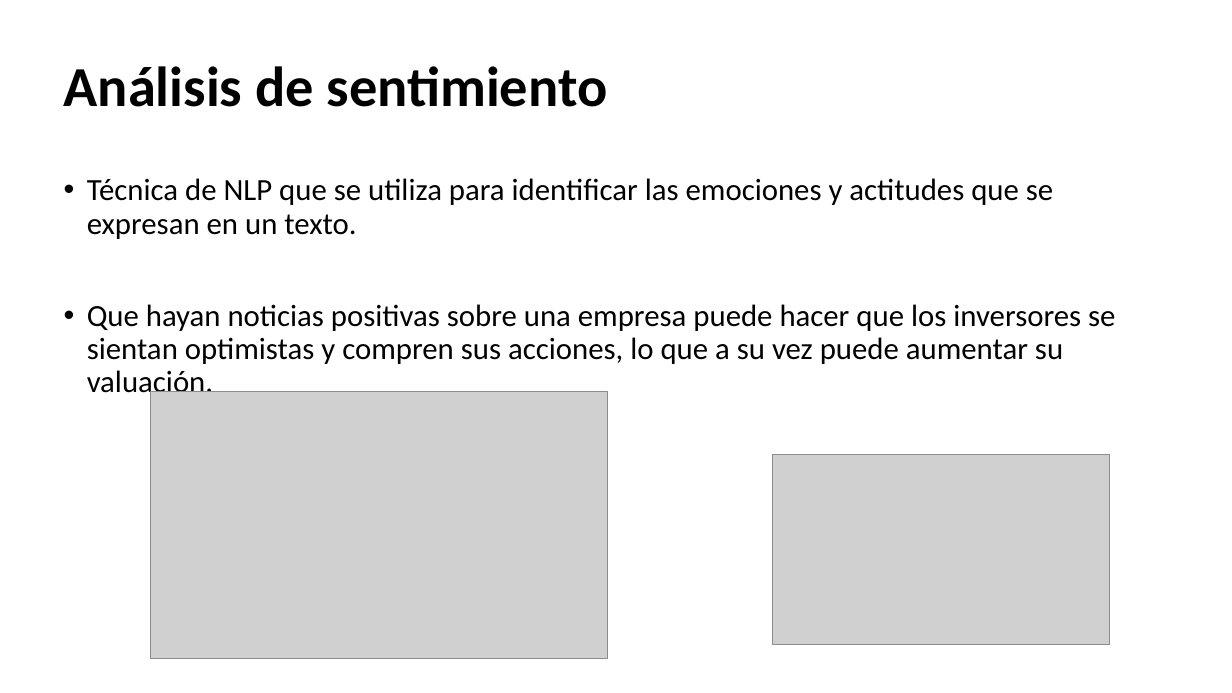
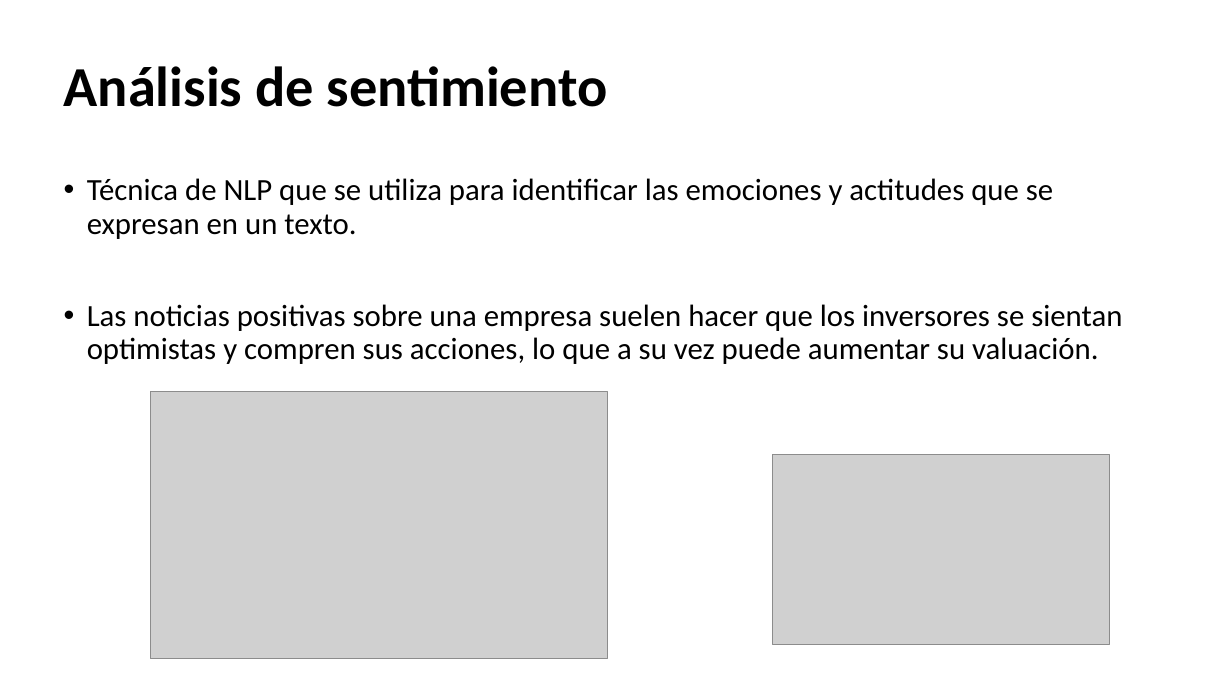
Before and after one commit to Drissb1/ML_Sentimiento_activos_financieros, a slide deck: slide 2 of Presentación.odp. Drawn at 1232x693 pixels with LibreOffice and Linux fonts; fonts in the diff are those of the drawing; grey boxes stand for pictures. Boxes give left, top, right and bottom in pixels: in the first picture for what was removed or moved away, otherwise in the second. Text is boxed around its words. In the diff, an @@ line names an element or a change of style, - is before the commit and + after.

```diff
--- a/Presentación.odp
+++ b/Presentación.odp
@@ text at [87, 304, 1122, 364]: text changed @@
-• Que hayan noticias positivas sobre una empresa puede hacer que los inversores se sientan optimistas y compren sus acciones, lo que a su vez puede aumentar su valuación.
+• Las noticias positivas sobre una empresa suelen hacer que los inversores se sientan optimistas y compren sus acciones, lo que a su vez puede aumentar su valuación.
```
Also in this commit, not shown: 3 other slides changed.
